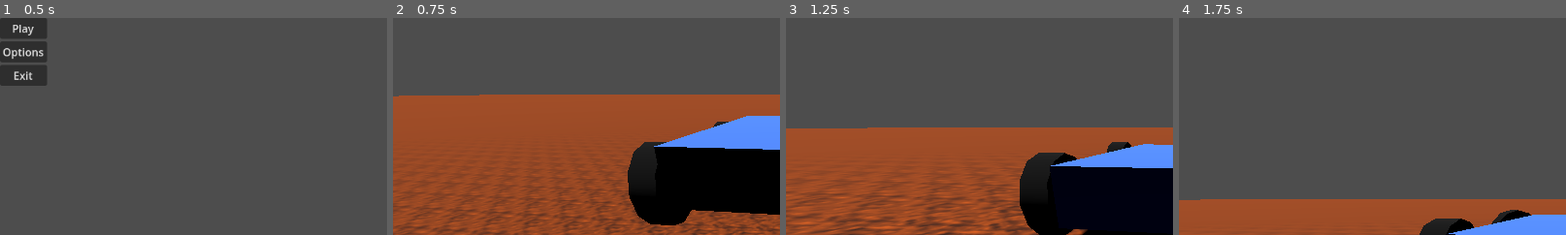
Above: before the commit, frames 1-4 (left to right).
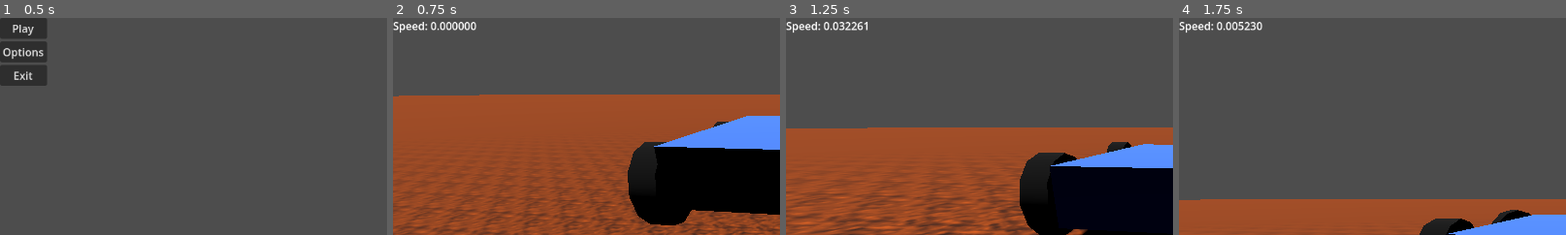
Above: after the commit, the same moments.

Repository: Aadniz/pqcrg
Game: Godot game, scene res://main_menu.tscn
Same seed, same stepped clock (60 frames per second), same inputs: the game is played once before the commit and once after it.
Inputs:
- Up to frame 1 (0.5 s): no input
- Up to frame 2 (0.75 s): click "Play" at 0.5 s
- Up to frame 3 (1.25 s): no input
- Up to frame 4 (1.75 s): hold D (right) from 1.28 s (still down)
The pictures show only the part of the screen within x 0-50%, y 0-50%; the shares and areas given below are measured in that part.

Frame 1 is identical in both runs. In frame 2, 0.5% of the frame differs, in the area x 0-22%, y 1-7%; in frame 3, 0.5%; in frame 4, 0.5%.

Commit message:
Added speedometer

Diff:
--- a/prototypegame/car.gd
+++ b/prototypegame/car.gd
@@ -18,3 +18,5 @@
 	camera_pivot.transform = camera_pivot.transform.interpolate_with(transform, delta *5.0)
 	look_at = look_at.lerp(global_position + linear_velocity, delta * 5.0)
 	camera_3d.look_at(look_at)
+	var speed = get_linear_velocity()
+	Globals.speed = speed
--- a/prototypegame/game.gd
+++ b/prototypegame/game.gd
@@ -1,7 +1,7 @@
 extends Node3D
 
 @onready var pause_menu = $pause_menu
-
+@onready var label = $Label
 
 var paused = false
 
@@ -11,6 +11,11 @@
 func _process(delta):
 	if Input.is_action_just_pressed("pause"):
 		pauseMenu()
+	var temp_string = "Speed: %f"
+	var speed = sqrt(Globals.speed.z*Globals.speed.z + Globals.speed.x*Globals.speed.x)
+	var speed_string = temp_string % speed
+
+	$Label.text = speed_string
 # Called when the node enters the scene tree for the first time.
 func pauseMenu():
 	if paused:
--- a/prototypegame/game.tscn
+++ b/prototypegame/game.tscn
@@ -72,4 +72,8 @@
 transform = Transform3D(1, 0, 0, 0, 1, 0, 0, 0, 1, 2.22515, 1.18998, 0)
 script = ExtResource("6_im845")
 
+[node name="Label" type="Label" parent="."]
+offset_right = 40.0
+offset_bottom = 23.0
+
 [connection signal="body_entered" from="goal" to="goal" method="_on_body_entered"]
--- /dev/null
+++ b/prototypegame/globals.gd
@@ -0,0 +1,3 @@
+extends Node
+
+var speed = 0
--- a/prototypegame/project.godot
+++ b/prototypegame/project.godot
@@ -14,6 +14,10 @@
 run/main_scene="res://main_menu.tscn"
 config/features=PackedStringArray("4.2", "Forward Plus")
 config/icon="res://icon.svg"
+
+[autoload]
+
+Globals="*res://globals.gd"
 
 [input]
 
